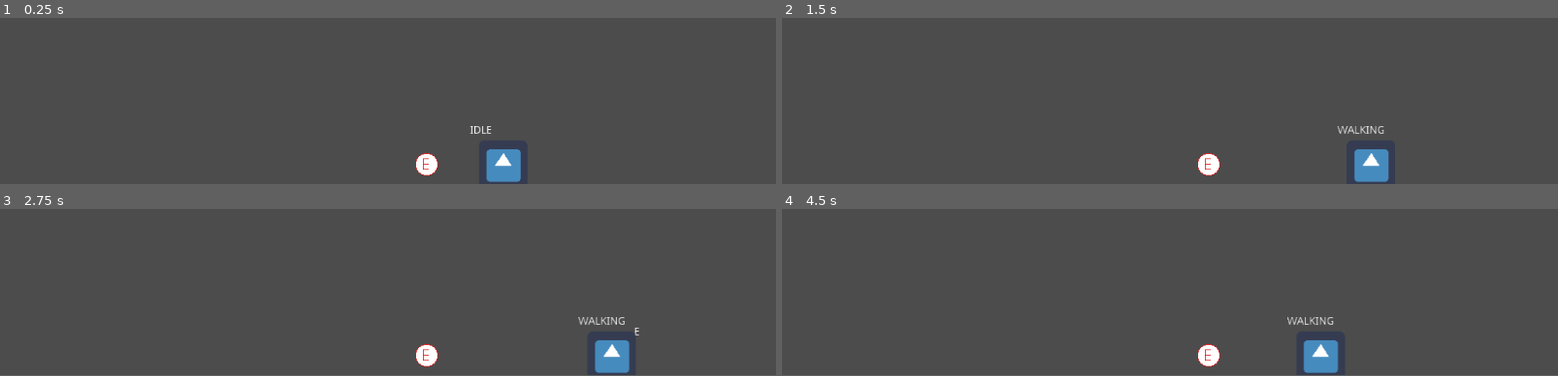
Above: before the commit, frames 1-4 (two rows, left to right).
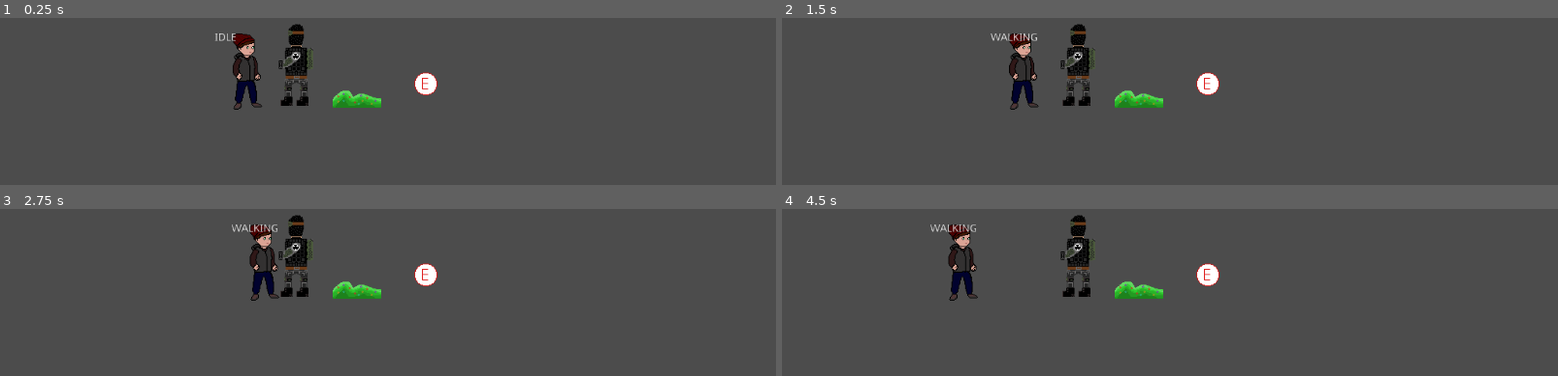
Above: after the commit, the same moments.

Repository: Cpt-Barbosa/Projet-S4-IUT-DIJON
Game: Godot game, scene res://scenes/Level.tscn
The game is run twice, just before and just after one commit, with the same random seed, the same clock (stepped at 60 frames per second) and the same inputs. The engine's default icon, where the game draws it, is replaced by a stand-in: a white triangle on a blue panel in a dark square.
Inputs:
- Up to frame 1 (0.25 s): no input
- Up to frame 2 (1.5 s): tap Enter at 0.5 s; hold D (move_right) 0.53-1.28 s; tap E (interact) at 0.6 s; hold Q (move_left) from 1.28 s (still down); tap Shift (crouch) at 1.35 s
- Up to frame 3 (2.75 s): tap E (interact) at 1.55, 2.1 s; release Q (move_left) at 2.03 s; hold D (move_right) from 2.03 s (still down)
- Up to frame 4 (4.5 s): tap E (interact) at 2.85, 3.8, 4.35 s; tap Space at 3.5 s; release D (move_right) at 3.53 s; hold Shift (crouch) 3.53-4.28 s; hold Q (move_left) from 3.53 s (still down)
In our replay, the window is 800x468 before the commit and 800x469 after it. These sizes can differ from the game's own. Grey fills any space a smaller window leaves; there, only what the larger window draws over its background counts as a difference.

The runs differ from the first frame. In frame 1, 4.3% of the frame differs, in the area x 27-68%, y 3-99%; in frame 2, 4.5%; in frame 3, 4.5%, in the area x 29-83%, y 3-99%; in frame 4, 4.5%.

Commit message:
Ajout sprite de test
Une version de base pour tester

Diff:
--- a/project.godot
+++ b/project.godot
@@ -29,6 +29,10 @@
 config/name="Placeholder"
 run/main_scene="res://scenes/Level.tscn"
 config/icon="res://icon.png"
+
+[display]
+
+window/stretch/mode="2d"
 
 [input]
 
--- a/scenes/Level.tscn
+++ b/scenes/Level.tscn
@@ -1,21 +1,27 @@
-[gd_scene load_steps=8 format=2]
+[gd_scene load_steps=11 format=2]
 
 [ext_resource path="res://scenes/Player.tscn" type="PackedScene" id=1]
 [ext_resource path="res://scenes/ObjetTest.tscn" type="PackedScene" id=2]
 [ext_resource path="res://scenes/ObjetPorte.tscn" type="PackedScene" id=3]
-[ext_resource path="res://scenes/Test.tscn" type="PackedScene" id=4]
+[ext_resource path="res://sprites/Buisson.png" type="Texture" id=4]
+[ext_resource path="res://sprites/sprite_garde.png" type="Texture" id=5]
 
 [sub_resource type="RectangleShape2D" id=1]
 extents = Vector2( 512.5, 10 )
 
 [sub_resource type="RectangleShape2D" id=2]
-extents = Vector2( 522.75, 10 )
+extents = Vector2( 506.75, 10 )
 
 [sub_resource type="RectangleShape2D" id=3]
 extents = Vector2( 107.5, 10 )
 
+[sub_resource type="CapsuleShape2D" id=5]
+radius = 21.0
+height = 66.0
+
+[sub_resource type="CircleShape2D" id=4]
+
 [node name="Level" type="Node2D"]
-position = Vector2( 1, 25 )
 
 [node name="ObjetTest" parent="." instance=ExtResource( 2 )]
 position = Vector2( 562, 549 )
@@ -32,7 +38,7 @@
 [node name="Wall" type="StaticBody2D" parent="."]
 
 [node name="CollisionShape2D" type="CollisionShape2D" parent="Wall"]
-position = Vector2( 865, 17.25 )
+position = Vector2( 865, 1.25002 )
 rotation = 1.5708
 shape = SubResource( 2 )
 
@@ -45,8 +51,24 @@
 shape = SubResource( 3 )
 
 [node name="Joueur" parent="." instance=ExtResource( 1 )]
-position = Vector2( 663, 547 )
+position = Vector2( 327, 531 )
 g = 98
 
-[node name="ObjetInterractible" parent="." instance=ExtResource( 4 )]
-position = Vector2( 345, 552 )
+[node name="GardeEx" type="KinematicBody2D" parent="."]
+position = Vector2( 386, 514 )
+
+[node name="CollisionShape2D" type="CollisionShape2D" parent="GardeEx"]
+position = Vector2( 3, 12 )
+shape = SubResource( 5 )
+
+[node name="Sprite" type="Sprite" parent="GardeEx"]
+texture = ExtResource( 5 )
+
+[node name="BuissonEx" type="Area2D" parent="."]
+position = Vector2( 471, 549 )
+
+[node name="CollisionShape2D" type="CollisionShape2D" parent="BuissonEx"]
+shape = SubResource( 4 )
+
+[node name="Sprite" type="Sprite" parent="BuissonEx"]
+texture = ExtResource( 4 )
--- a/scenes/Player.tscn
+++ b/scenes/Player.tscn
@@ -1,14 +1,16 @@
 [gd_scene load_steps=6 format=2]
 
-[ext_resource path="res://icon.png" type="Texture" id=1]
+[ext_resource path="res://sprites/joueur-Imo.png" type="Texture" id=1]
 [ext_resource path="res://scripts/Player.gd" type="Script" id=2]
 [ext_resource path="res://scripts/JoueurSM.gd" type="Script" id=3]
 
-[sub_resource type="RectangleShape2D" id=2]
-extents = Vector2( 32, 32 )
+[sub_resource type="CapsuleShape2D" id=1]
+radius = 15.0
+height = 68.0
 
-[sub_resource type="RectangleShape2D" id=3]
-extents = Vector2( 32, 16 )
+[sub_resource type="CapsuleShape2D" id=2]
+radius = 15.0
+height = 34.0
 
 [node name="Joueur" type="KinematicBody2D"]
 script = ExtResource( 2 )
@@ -17,11 +19,12 @@
 script = ExtResource( 3 )
 
 [node name="HitboxDebout" type="CollisionShape2D" parent="."]
-shape = SubResource( 2 )
+position = Vector2( 0, -1 )
+shape = SubResource( 1 )
 
 [node name="HitboxAccr" type="CollisionShape2D" parent="."]
 position = Vector2( 0, 16 )
-shape = SubResource( 3 )
+shape = SubResource( 2 )
 disabled = true
 
 [node name="Sprite" type="Sprite" parent="."]
@@ -35,3 +38,8 @@
 __meta__ = {
 "_edit_use_anchors_": false
 }
+
+[node name="Camera2D" type="Camera2D" parent="."]
+position = Vector2( 0, -150 )
+current = true
+limit_left = 0
--- a/scenes/Test.tscn
+++ /dev/null
@@ -1,16 +0,0 @@
-[gd_scene load_steps=4 format=2]
-
-[ext_resource path="res://scripts/Test.gd" type="Script" id=1]
-[ext_resource path="res://scenes/scenes_abstraites/ObjetInterractible.tscn" type="PackedScene" id=2]
-
-[sub_resource type="CircleShape2D" id=1]
-radius = 13.0384
-
-[node name="ObjetInterractible" instance=ExtResource( 2 )]
-script = ExtResource( 1 )
-
-[node name="CollisionObjet" parent="." index="0"]
-shape = SubResource( 1 )
-
-[connection signal="body_entered" from="." to="." method="_on_body_entered"]
-[connection signal="body_exited" from="." to="." method="_on_body_exited"]
--- a/scripts/Test.gd
+++ /dev/null
@@ -1,16 +0,0 @@
-extends ObjetInteractible
-
-
-# Declare member variables here. Examples:
-# var a = 2
-# var b = "text"
-
-
-# Called when the node enters the scene tree for the first time.
-func is_interacted():
-	print("kiwi") # Replace with function body.
-
-
-# Called every frame. 'delta' is the elapsed time since the previous frame.
-#func _process(delta):
-#	pass
Binary file added: sprites/Buisson.png
Not shown, added: sprites/Buisson.png.import
Binary file added: sprites/joueur-Imo.png
Not shown, added: sprites/joueur-Imo.png.import
Binary file added: sprites/sprite_garde.png
Not shown, added: sprites/sprite_garde.png.import
